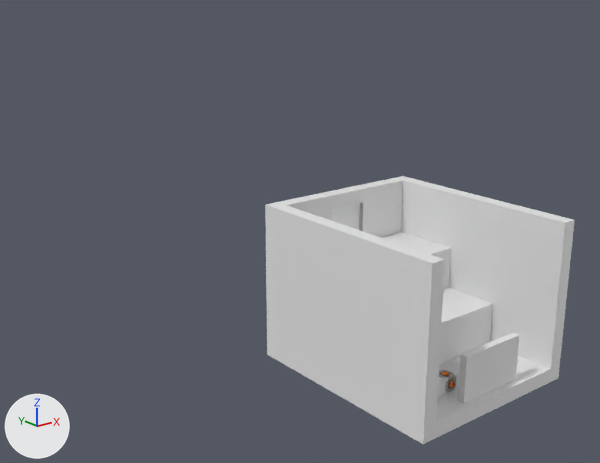
Renders of the glTF model assets/scene/levels/levels.gltf from each side of a commit.
The view is the same before and after, from a 50 mm camera at (-38.2, -20.8, 25.4) aimed at (1.0, 28.2, 5.8). The axes (+X, +Y, +Z) are drawn at lower left. The lights are the same throughout. Where no turn or scale is listed for an object, it has been applied to the vertices.

In view in the first picture: 'CompanionCube', 'Door.001', 'Floor', 'LevelTrigger.001', 'Step1', 'Step2', 'UnitCube.001', 'Untitled', 'WallE.001', 'WallNLeft.001', 'WallNRight.001', 'WallW.001'.
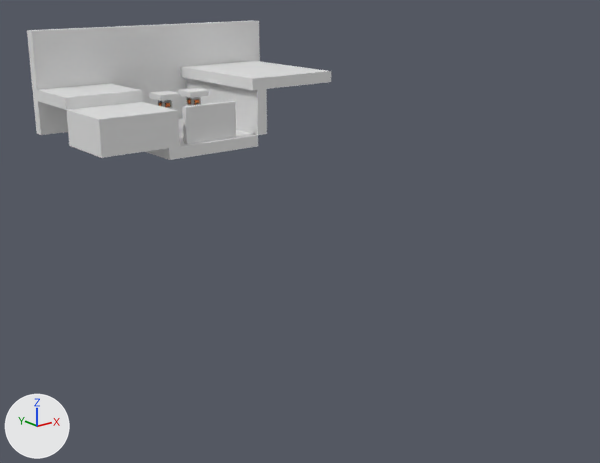
Commit message: Change all companion-cube's models

Changed parts and their boxes (x1, y1, x2, y2) in the pictures (600 x 463 px):
'WallW.001', deleted
    before: (265, 202, 445, 429)
'WallE.001', deleted
    before: (396, 176, 575, 369)
'Back Wall', added
    after: (27, 21, 260, 135)
'Floor', deleted
    before: (267, 342, 560, 444)
'Step2.001', added
    after: (66, 102, 180, 158)
'LevelTrigger.001', moved
    before: (457, 333, 520, 404)
    after: (182, 101, 236, 144)
'Right Ledge', added
    after: (181, 61, 331, 90)
'Step1', deleted
    before: (439, 287, 493, 364)
'WallNRight.001', deleted
    before: (356, 178, 403, 237)
'Right Wall', added
    after: (185, 78, 267, 135)
'Left Ledge', added
    after: (37, 83, 143, 110)
'Floor.001', added
    after: (146, 118, 258, 160)
'Step2', deleted
    before: (381, 232, 451, 289)
'WallNLeft.001', deleted
    before: (278, 193, 332, 221)
'UnitCube.001', deleted
    before: (323, 186, 364, 209)
'Door.001', deleted
    before: (332, 203, 360, 230)
'Untitled', deleted
    before: (439, 368, 458, 395)
'CompanionCube.006', added
    after: (149, 91, 180, 101)
'CompanionCube.010', added
    after: (178, 88, 209, 98)
'CompanionCube', deleted
    before: (437, 376, 446, 398)
'CompanionCube.009', added
    after: (186, 97, 201, 106)
'CompanionCube.005', added
    after: (157, 100, 173, 109)

The change in detail:
Mesh me_cube_056 is new.
It has 1708 vertices, 3408 faces and spans x -0.507..0.493, y -0.505..0.495, z -0.514..0.486.
It uses material mat_palette_001 (picture img_cat_cube).
Object 'WallW.001' (ob_wallw_001) is deleted.
Object 'WallNRight.001' (ob_wallnright_001) is deleted.
Object 'WallNLeft.001' (ob_wallnleft_001) is deleted.
Object 'WallE.001' (ob_walle_001) is deleted.
Object 'UnitCube.001' (ob_unitcube_001) is deleted.
Object 'Step2' (ob_step2) is deleted.
Object 'Step1' (ob_step1) is deleted.
Object 'Floor' (ob_floor) is deleted.
Object 'Door.001' (ob_door_001) is deleted.
Object 'CompanionCube' (ob_companioncube) is deleted.
Object 'LevelTrigger.001' (ob_leveltrigger_001) moves from (2.0, 9.5, 1.0) to (2.0, 40.5, 12.0).
Object 'Untitled' (ob_untitled) is deleted.
Object 'Back Wall' (ob_back_wall) is new; it shows a copy of the mesh of ob_back_wall.
Its location is (-20.0, 40.0, 15.0).
Object 'CompanionCube.006' (ob_companioncube_006) is new; it shows a copy of the mesh of ob_companioncube_006.
Its location is (-1.5, 45.5, 15.0).
Object 'Step2.001' (ob_step2_001) is new; it shows a copy of the mesh of ob_step2_001.
Its location is (-15.0, 39.0, 12.0).
Object 'CompanionCube.005' (ob_companioncube_005) is new; it shows me_cube_056.
Its location is (-1.0, 45.0, 14.0).
Object 'CompanionCube.010' (ob_companioncube_010) is new; it shows a copy of the mesh of ob_companioncube_006.
Its location is (1.5, 45.5, 15.0).
Object 'CompanionCube.009' (ob_companioncube_009) is new; it shows me_cube_056.
Its location is (2.0, 45.0, 14.0).
Object 'Right Ledge' (ob_right_ledge) is new; it shows a copy of the mesh of ob_right_ledge.
Its location is (2.5, 39.0, 16.0).
Object 'Left Ledge' (ob_left_ledge) is new; it shows a copy of the mesh of ob_left_ledge.
Its location is (-14.0, 39.0, 15.0).
Object 'Right Wall' (ob_right_wall) is new; it shows a copy of the mesh of ob_right_wall.
Its location is (-11.0, 39.0, 15.0).
Object 'Floor.001' (ob_floor_001) is new; it shows a copy of the mesh of ob_floor_001.
Its location is (-6.0, 39.0, 11.0).
